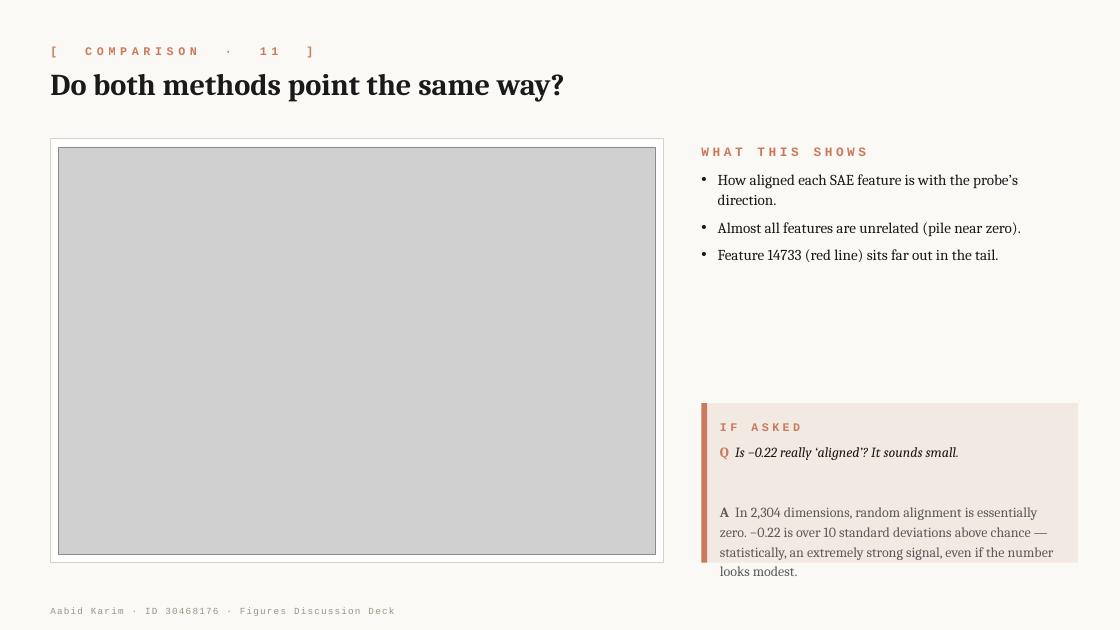
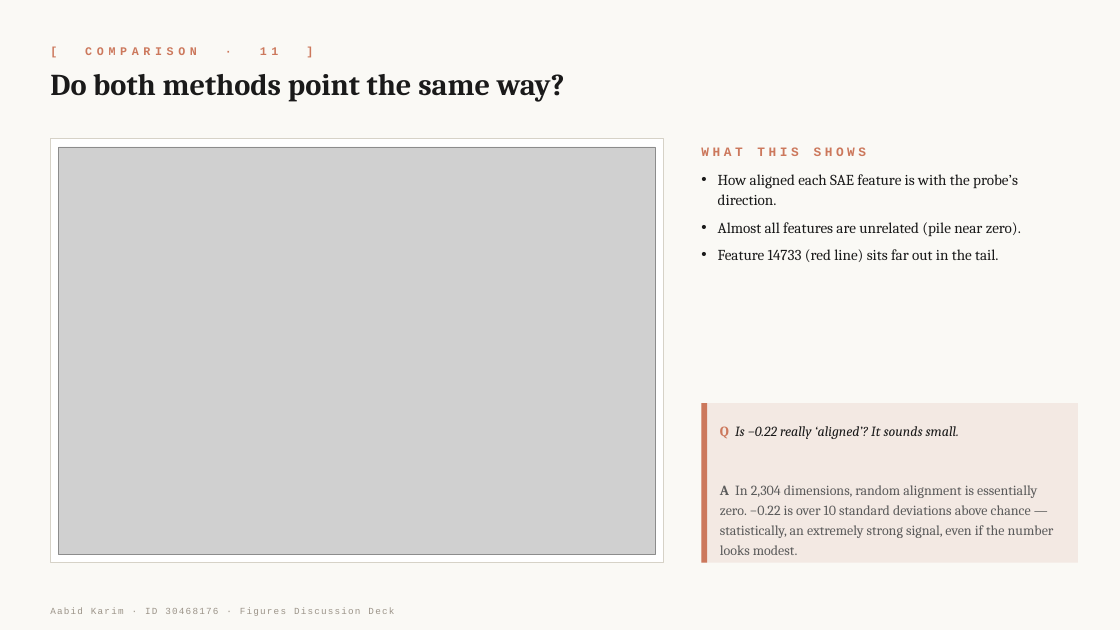
Before and after one commit to abedkkhan/Linear-Probes-vs-SAEs, a slide deck: slide 12 of presentation/figures_deck.pptx. Drawn at 1120x630 pixels with LibreOffice and Linux fonts; fonts in the diff are those of the drawing; grey boxes stand for pictures. Boxes give left, top, right and bottom in pixels: in the first picture for what was removed or moved away, otherwise in the second. Text is boxed around its words. In the diff, an @@ line names an element or a change of style, - is before the commit and + after.

```diff
--- a/presentation/figures_deck.pptx
+++ b/presentation/figures_deck.pptx
@@ text "Q Is −0.22 really ‘aligned’? ...": place and size @@
-text "Q Is −0.22 really ‘aligned’? ..." at [720, 447, 1054, 560]
+text "Q Is −0.22 really ‘aligned’? ..." at [720, 426, 1054, 538]
@@ text removed at [720, 423, 800, 431] @@
-IF ASKED
```
Also in this commit, not shown: 11 other slides changed.
